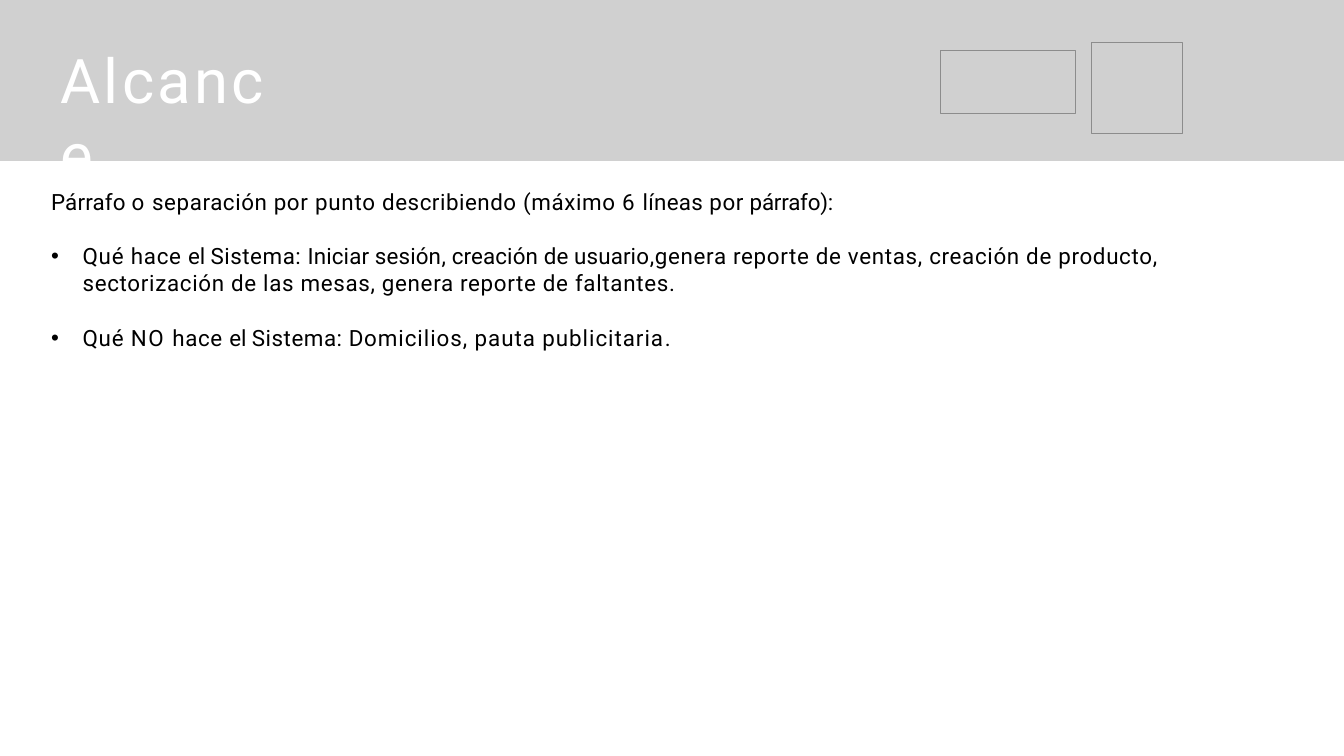
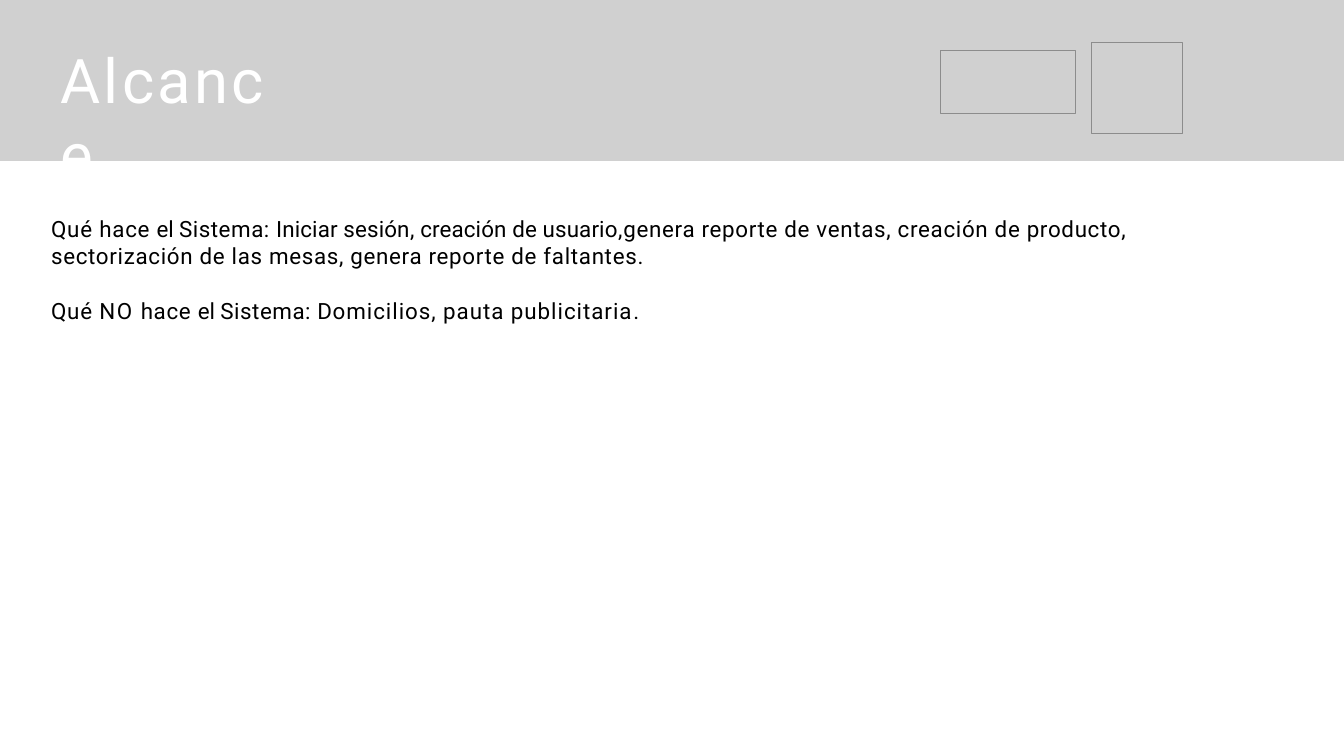
Before and after one commit to luckhazzard03/ADSO_N_2617510_G2R, a slide deck: slide 8 of trim_2/1_gestion_proyecto/2_levantamiento_informacion/DiapositivasPresentaciónproyecto.pptx. Drawn at 1344x756 pixels with LibreOffice and Linux fonts; fonts in the diff are those of the drawing; grey boxes stand for pictures. Boxes give left, top, right and bottom in pixels: in the first picture for what was removed or moved away, otherwise in the second. Text is boxed around its words. In the diff, an @@ line names an element or a change of style, - is before the commit and + after.

```diff
--- a/trim_2/1_gestion_proyecto/2_levantamiento_informacion/DiapositivasPresentaciónproyecto.pptx
+++ b/trim_2/1_gestion_proyecto/2_levantamiento_informacion/DiapositivasPresentaciónproyecto.pptx
@@ text "Qué hace el Sistema: Iniciar ..." at <box>51,220,1126,324</box>: bullet • to none @@
@@ text at <box>51,192,834,215</box>: paragraph removed @@
-Párrafo o separación por punto describiendo (máximo 6 líneas por párrafo):
```
Also in this commit, not shown: 4 other slides changed, 1 slide added, 1 slide removed, 14 other files.
